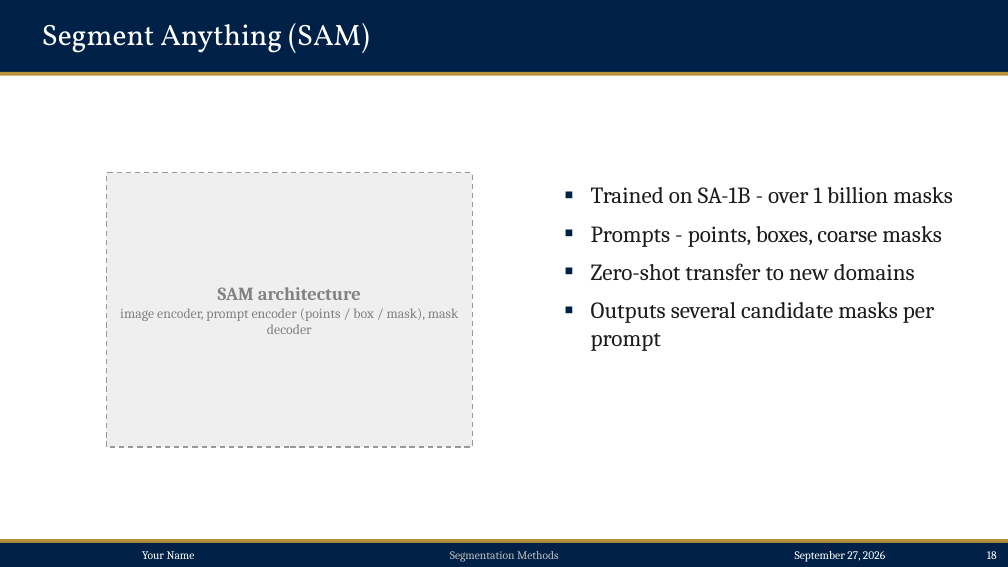
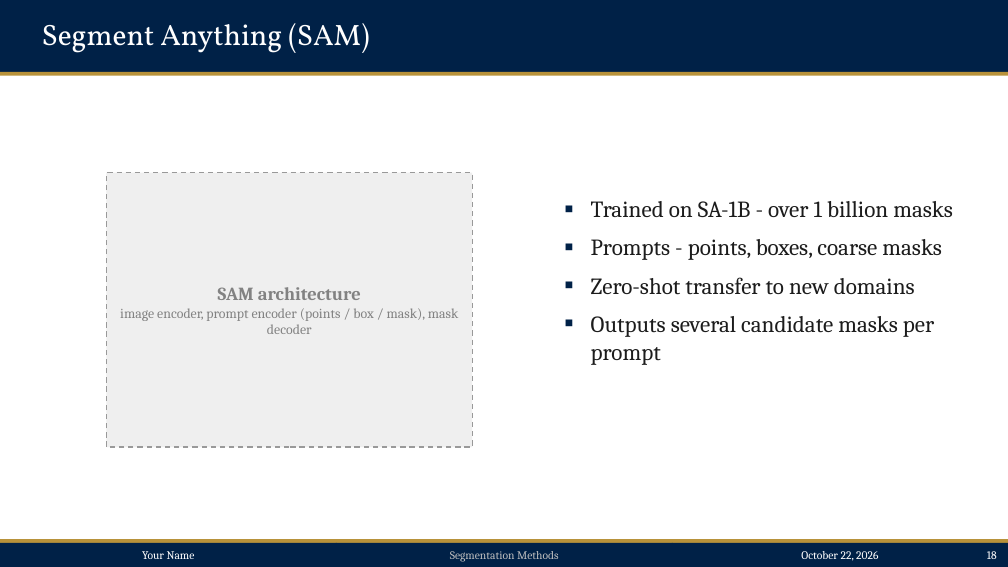
Before and after one commit to anoted/ppt-templated, a slide deck: slide 18 of segmentation/segmentation.pptx. Drawn at 1008x567 pixels with LibreOffice and Linux fonts; fonts in the diff are those of the drawing. Boxes give left, top, right and bottom in pixels: in the first picture for what was removed or moved away, otherwise in the second. Text is boxed around its words. In the diff, an @@ line names an element or a change of style, - is before the commit and + after.

```diff
--- a/segmentation/segmentation.pptx
+++ b/segmentation/segmentation.pptx
@@ text "Trained on SA-1B - over ..." moved from (x1=591, y1=187, x2=953, y2=351) to (x1=591, y1=201, x2=953, y2=365) @@
@@ text in rectangle at (x1=801, y1=551, x2=878, y2=561): text changed @@
-September 27, 2026
+October 22, 2026
```
Also in this commit, not shown: 27 other slides changed, 17 other files.
